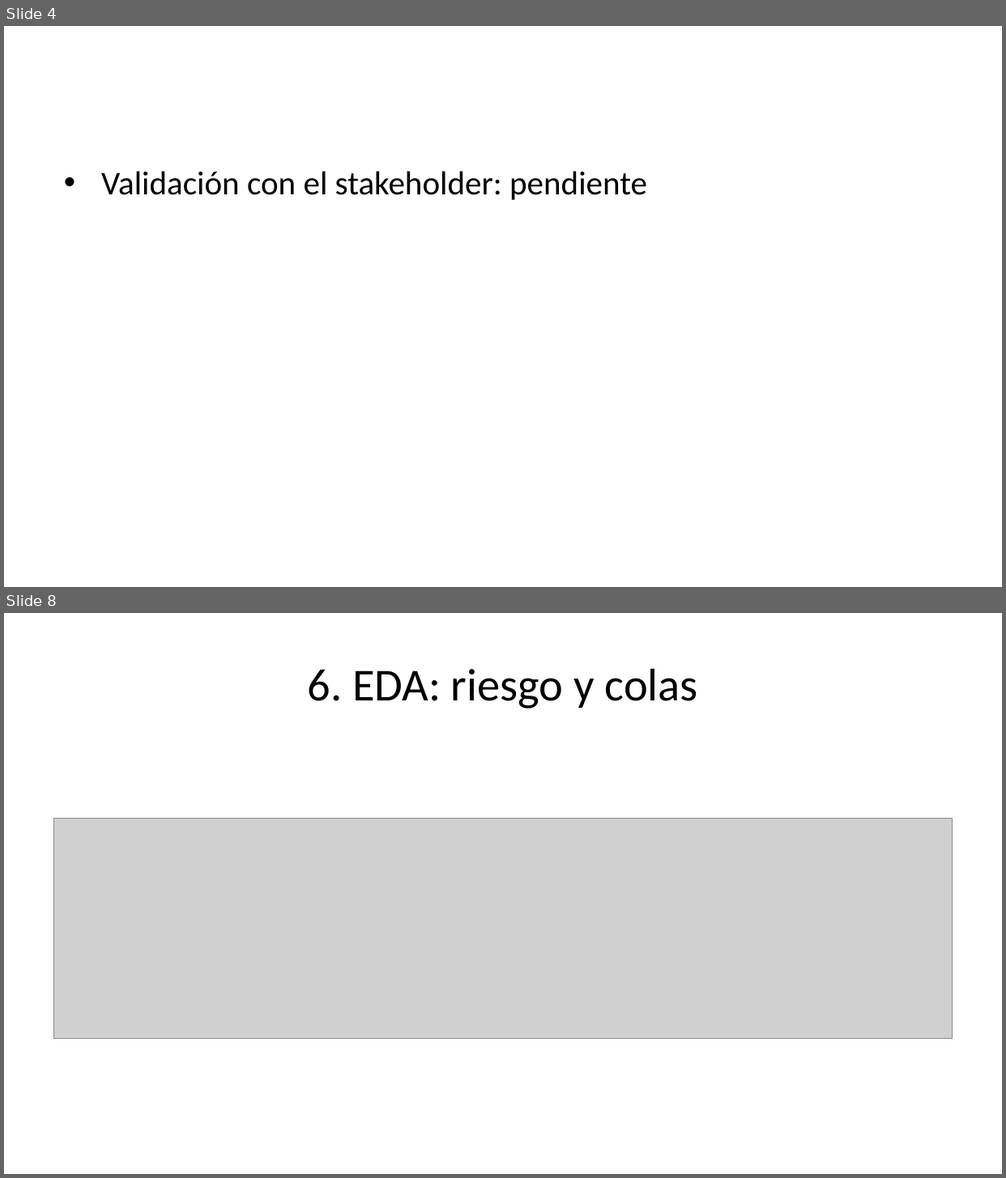
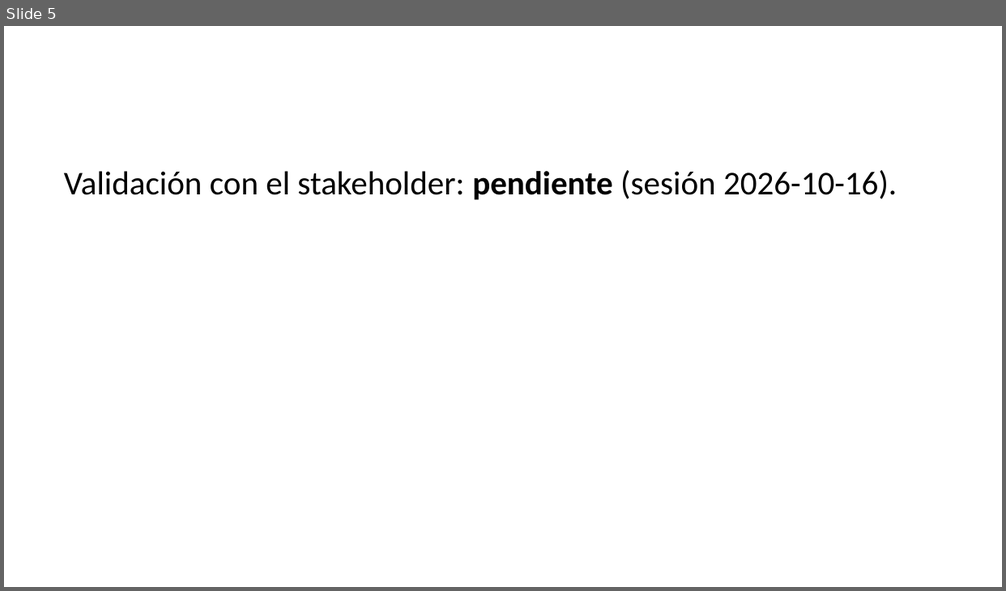
Before and after one commit to louis97/asistente-financiero, a slide deck: entregables/entrega_1/presentacion.pptx. Shown one above the other, each under a label of ours: slides 4 and 8 before the commit, slide 5 after it; the slides between them are not shown. The pictures are 1006x1178 and 1006x591 pixels, drawn with LibreOffice and Linux fonts; fonts in the diff are those of the drawing; grey boxes stand for pictures. Boxes give left, top, right and bottom in pixels: in the first picture for what was removed or moved away, otherwise in the second. Text is boxed around its words. In the diff, an @@ line names an element or a change of style, - is before the commit and + after.

```diff
--- a/entregables/entrega_1/presentacion.pptx
+++ b/entregables/entrega_1/presentacion.pptx
@@ slide 8 removed at (4, 613, 1002, 1174), background #FFFFFF @@
@@ title removed at (308, 668, 698, 709) @@
-6. EDA: riesgo y colas
@@ picture removed at (54, 819, 952, 1039) @@
@@ what was slide 4 is now slide 5 @@
@@ slide 5 changed as well @@
@@ text at (64, 170, 897, 200): text changed @@
-• Validación con el stakeholder: pendiente
+Validación con el stakeholder: pendiente (sesión 2026-10-16).
```
Also in this commit, not shown: 5 other slides changed, 8 slides added, 5 other slides removed, 7 other files.
